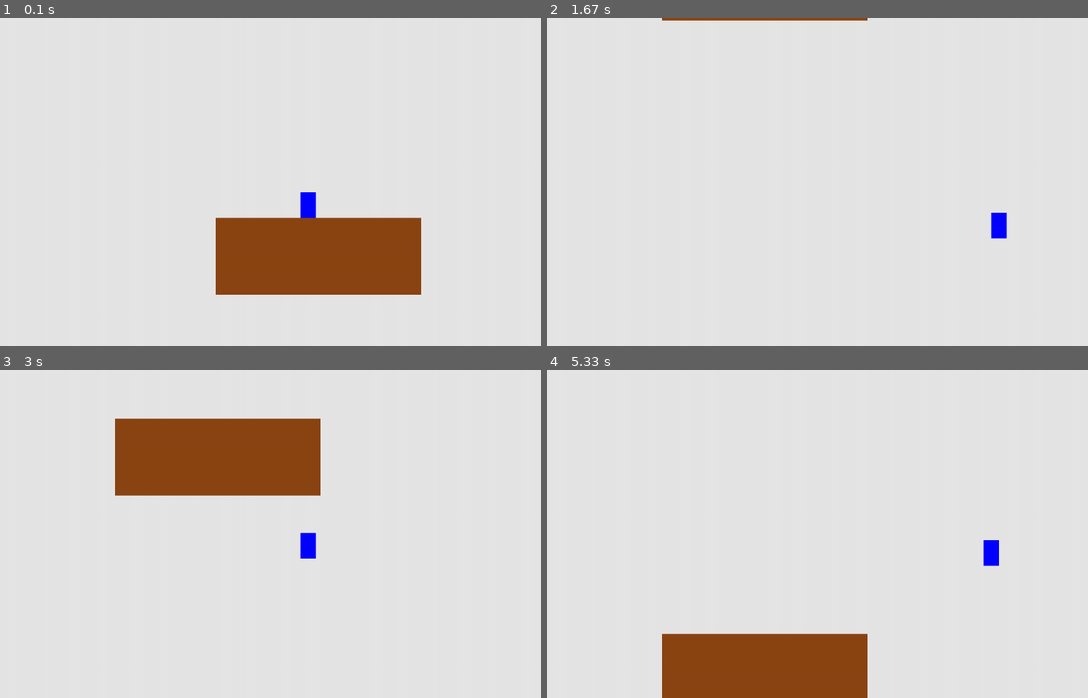
Above: before the commit, frames 1-4 (two rows, left to right).
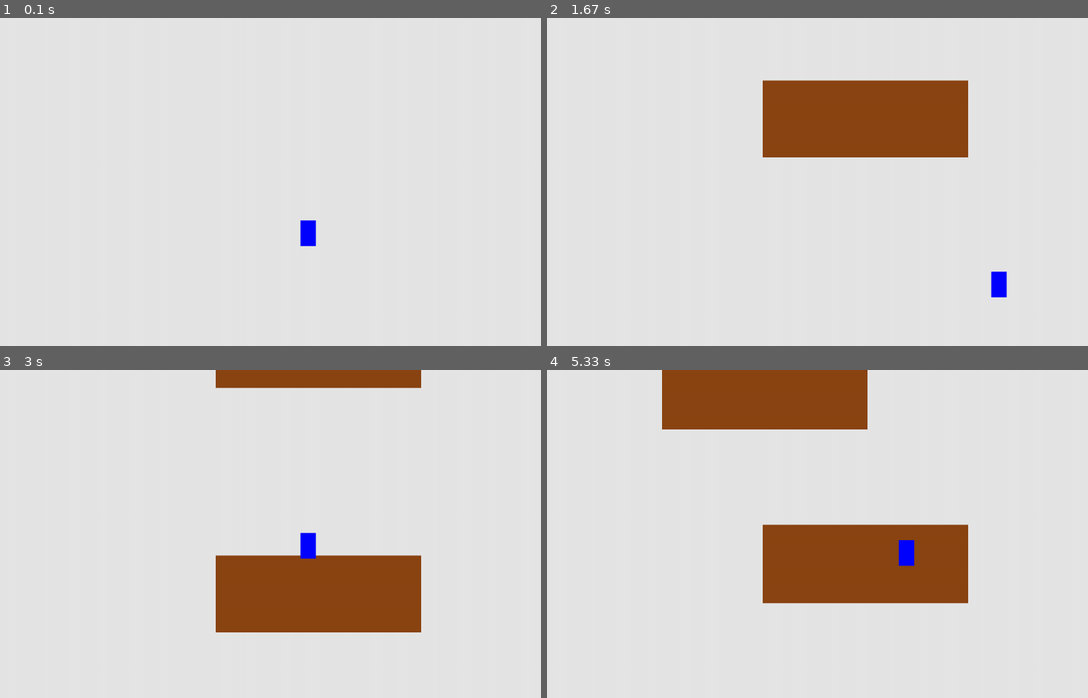
Above: after the commit, the same moments.

Repository: munxen/Python-Pygame
Game: pygame game, started from Coursider/Coursider.py
The game is run twice, just before and just after one commit, with the same random seed, the same clock (stepped at 60 frames per second) and the same inputs.
Inputs:
- Up to frame 1 (0.1 s): no input
- Up to frame 2 (1.67 s): hold D 0.33-0.8 s; hold W 0.83-1.13 s; hold D 1.17-1.63 s
- Up to frame 3 (3 s): hold A 1.67-2.2 s; hold A 2.23-2.63 s; hold W from 2.67 s (still down)
- Up to frame 4 (5.33 s): release W at 3.03 s; hold D 3.07-3.7 s; hold A 3.73-4.2 s; hold D 4.23-4.7 s; hold W 4.73-5.03 s; hold D from 5.07 s (still down)

The runs differ from the first frame. In frame 1, 9.2% of the frame differs, in the area x 39-78%, y 53-85%; in frame 2, 9.7%; in frame 3, 20%; in frame 4, 24%, in the area x 21-84%, y 0-100%.

Commit message:
More platforms

Diff:
--- a/Coursider/Coursider.py
+++ b/Coursider/Coursider.py
@@ -26,6 +26,17 @@
     platform = Platform()
     all_sprites_platform.add(platform)
 
+    #Функция по добавлению платформы
+    def create_platform():
+        platform = Platform()
+        all_sprites_platform.add(platform)
+
+    #Количество созданных платформ
+    platforming = 1
+
+    #Разрешение на создание платформ
+    create = False
+
     #Рычаг столкновений
     collizions = True
 
@@ -45,12 +56,20 @@
                 if not player.jumping:
                     if event.key == pygame.K_w:
                         player.jumping = True
+            if event.type == pygame.KEYUP:
+                if event.key == pygame.K_a and player.change_left < 0:
+                    player.stop()
+                if event.key == pygame.K_d and player.change_right > 0:
+                    player.stop()
 
-            if event.type == pygame.KEYUP:
-                if event.key == pygame.K_a and player.change_x < 0:
-                    player.stop()
-                if event.key == pygame.K_d and player.change_x > 0:
-                    player.stop()
+
+        if platform.rect.y >= 300:
+            create = True
+            if platforming != 3 and create == True:
+                create_platform()
+                platforming += 1
+                create == False
+
 
         # Прыжок
         player.jump_on()
@@ -68,27 +87,10 @@
 
         "Коллизии c платформами"
         if collizions == True:
-
-                #Коллизия справа от игрока
-            if player.rect.right - 5 == platform.rect.left:
-                player.rect.right = platform.rect.left
-
-                #Коллизия слева от игрока
-            if player.rect.left + 5 == platform.rect.right:
-                player.rect.left = platform.rect.right
-
-                #Коллизия сверху игрока
-            if player.rect.top > platform.rect.top \
-                and player.rect.bottom > platform.rect.top \
-                and player.rect.right != platform.rect.left \
-                and player.rect.left != platform.rect.right:
-                player.rect.top = platform.rect.bottom
-
-                #Коллизия снизу игрока
-            elif player.rect.bottom >= platform.rect.top \
-            and player.rect.right != platform.rect.left \
-            and player.rect.left != platform.rect.right:
-                player.rect.bottom = platform.rect.top
+            if player.change_right > 0:
+                player.stop_right()
+            if player.change_left < 0:
+                player.stop_left()
 
         # Ограничение передвижения
         "Ограничение c экраном"
--- a/Coursider/platform__.py
+++ b/Coursider/platform__.py
@@ -9,7 +9,7 @@
         self.image = pygame.Surface((400, 150))
         self.image.fill((139, 69, 19))
         self.rect = self.image.get_rect()
-        self.rect.center = (620, 450)
+        self.rect.center = (620, -100)
         self.speed_factor_platform = 3
 
     def update(self):
--- a/Coursider/player__.py
+++ b/Coursider/player__.py
@@ -58,12 +58,27 @@
 
     def go_left(self):
         """Ходьба влево"""
-        self.change_x = -self.player_sreed_factor
+        self.change_left = -self.player_sreed_factor
+        self.change_x = self.change_left
 
     def go_right(self):
         """Ходьба вправо"""
-        self.change_x = self.player_sreed_factor
+        self.change_right = self.player_sreed_factor
+        self.change_x = self.change_right
 
     def stop(self):
         """Игрок стоит"""
         self.change_x = 0
+
+    def stop_right(self):
+        "Игрок стоит при коллизии справа"
+        self.change_right = 0
+        self.change_x = self.change_right
+
+    def stop_left(self):
+        "Игрок стоит при коллизии слева"
+        self.change_left = 0
+        self.change_x = self.change_left
+
+    def stop_up_down(self):
+        self.change_y = 0
